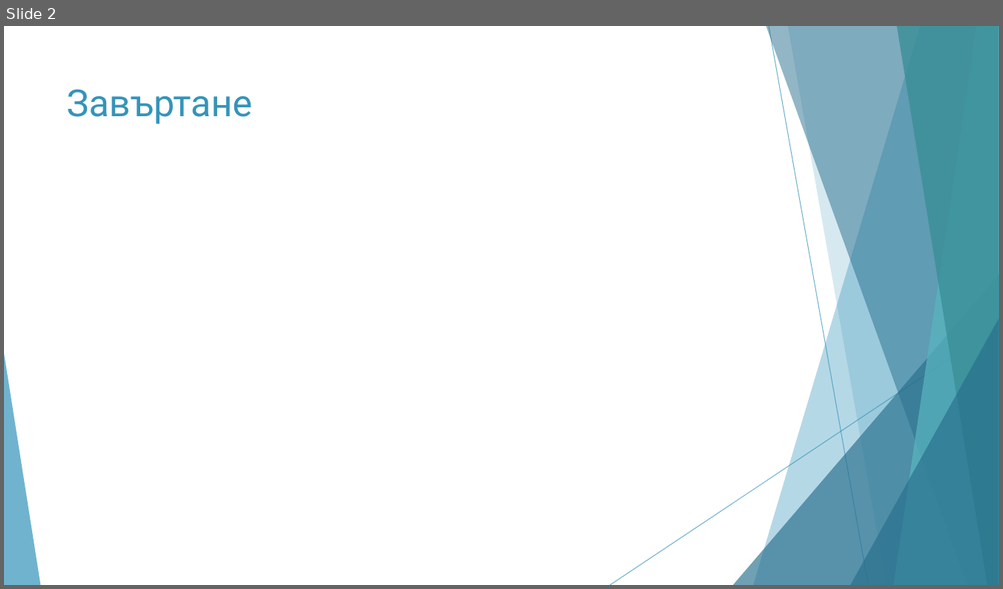
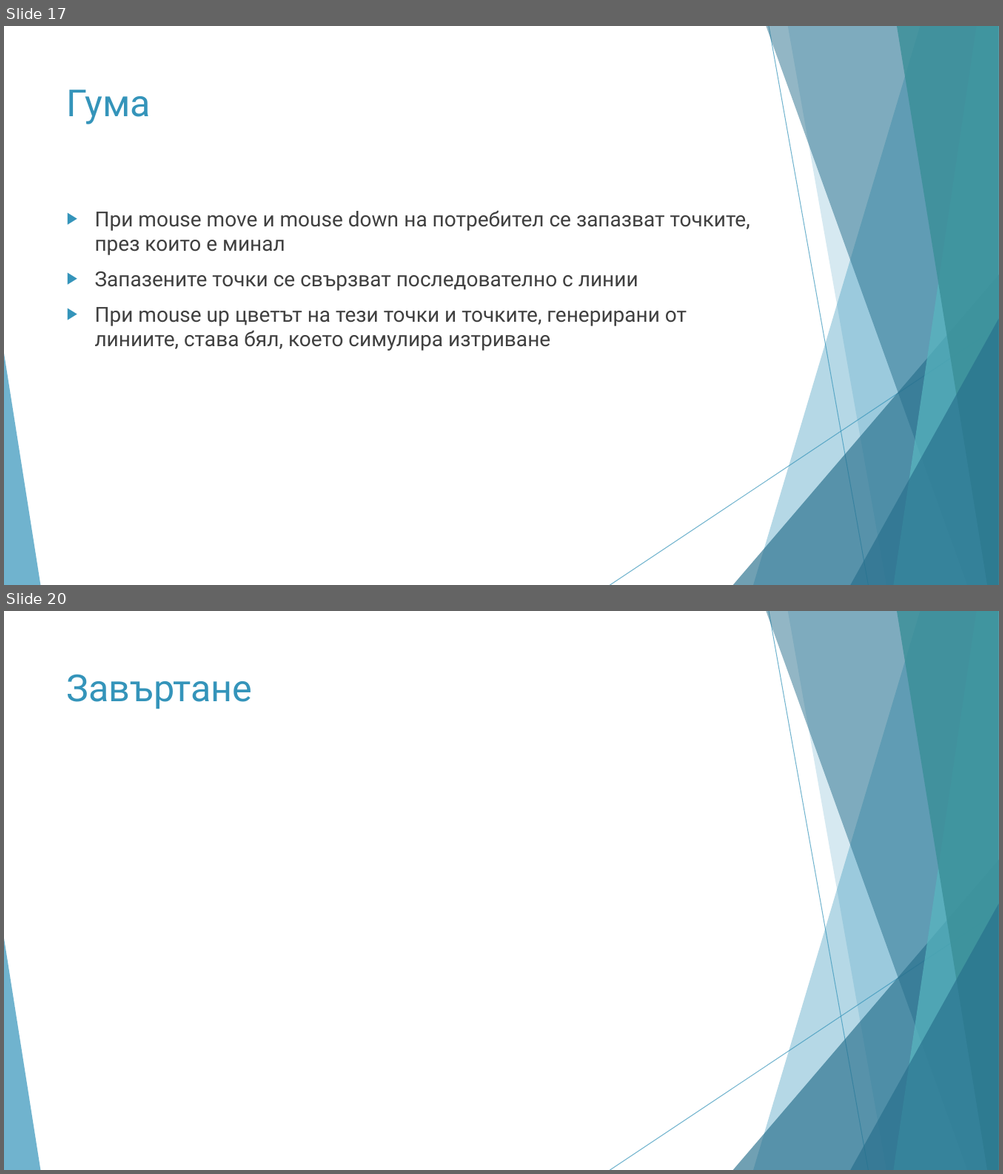
Before and after one commit to todorzhelev/STS, a slide deck: presentation/PresentationFinal.pptx. Shown one above the other, each under a label of ours: slide 2 before the commit, slides 17 and 20 after it; the slides between them are not shown. The pictures are 1003x589 and 1003x1174 pixels, drawn with LibreOffice and Linux fonts; fonts in the diff are those of the drawing; grey boxes stand for pictures. Boxes give left, top, right and bottom in pixels: in the first picture for what was removed or moved away, otherwise in the second. Text is boxed around its words. In the diff, an @@ line names an element or a change of style, - is before the commit and + after.

```diff
--- a/presentation/PresentationFinal.pptx
+++ b/presentation/PresentationFinal.pptx
@@ slide 17 added at <box>4,26,999,585</box>, background #FFFFFF; not listed: 10 template elements that a slide beside it also shows @@
@@ title added at <box>67,90,151,124</box>, 36 pt, text #3494BA @@
+Гума
@@ text added at <box>95,210,750,351</box>, 20 pt, text #404040 @@
+▶ При mouse move и mouse down на потребител се запазват точките, през които е минал
+▶ Запазените точки се свързват последователно с линии
+▶ При mouse up цветът на тези точки и точките, генерирани от линиите, става бял, което симулира изтриване
@@ what was slide 2 is now slide 20 @@
```
Also in this commit, not shown: 1 slide changed, 18 other slides added.
